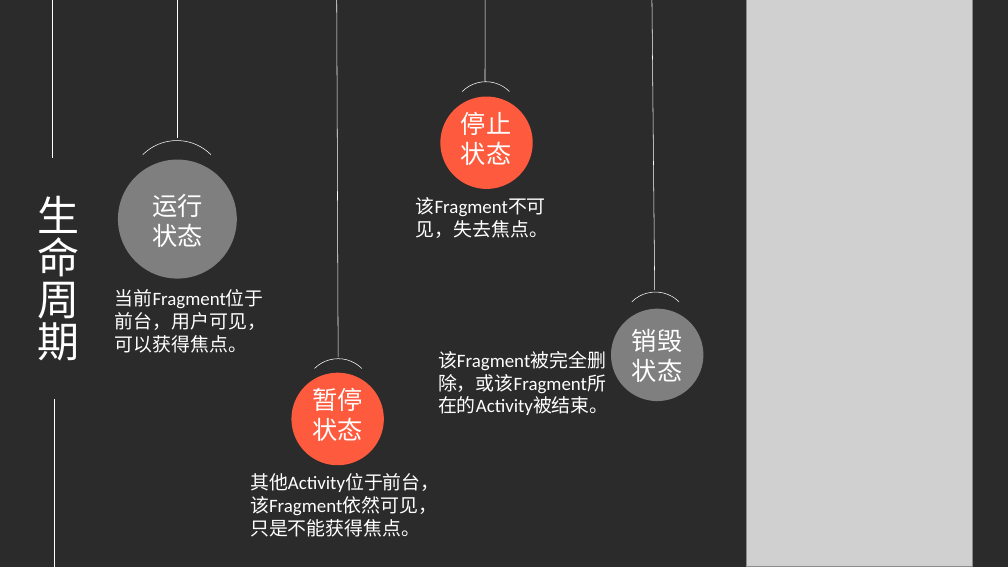
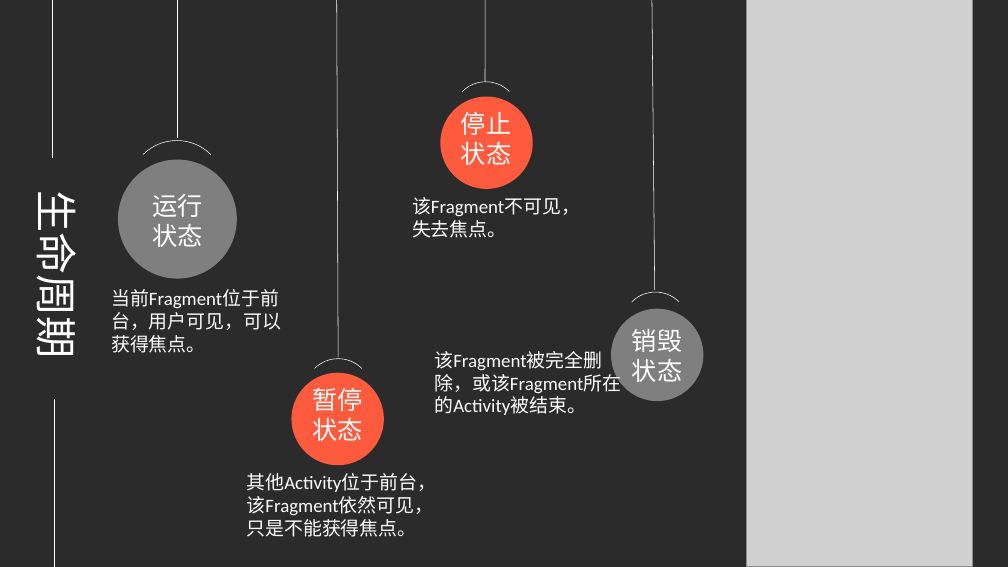
Before and after one commit to djuanbei/18Android1, a slide deck: slide 23 of ppt/ch4.pptx. Drawn at 1008x567 pixels with LibreOffice and Linux fonts; fonts in the diff are those of the drawing; grey boxes stand for pictures; background and template pictures are left out; a plain dark background stands for a picture behind light text. Boxes give left, top, right and bottom in pixels: in the first picture for what was removed or moved away, otherwise in the second. Text is boxed around its words. In the diff, an @@ line names an element or a change of style, - is before the commit and + after.

```diff
--- a/ppt/ch4.pptx
+++ b/ppt/ch4.pptx
@@ text "生命周期" at bbox=[28, 207, 89, 354]: font Calibri to Noto Sans CJK SC; rotation 0 to 90 degrees @@
@@ text "该Fragment不可见，失去焦点。" at bbox=[412, 197, 580, 238]: font Calibri to Noto Sans CJK SC in "该Fragment不可见，失去焦点。" @@
@@ text "当前Fragment位于前台，用户可见，可以获得焦点。" at bbox=[111, 289, 281, 353]: font Calibri to Noto Sans CJK SC in "当前Fragment位于前台，用户可见，可以获得焦点。" @@
@@ text "销毁状态" at bbox=[632, 329, 682, 382]: font Calibri to Noto Sans CJK SC @@
@@ text "该Fragment被完全删除，或该Fragment所在的Activity被结束。" at bbox=[434, 351, 621, 415]: font Calibri to Noto Sans CJK SC in "该Fragment被完全删除，或该Fragment所在的Activity被结束。" @@
@@ text "其他Activity位于前台，该Fragment依然可见，只是不能获得焦点。" at bbox=[247, 473, 437, 537]: font Calibri to Noto Sans CJK SC in "其他Activity位于前台，该Fragment依然可见，只是不能获得焦点。" @@
```
Also in this commit, not shown: 23 other slides changed, 1 slide added.
